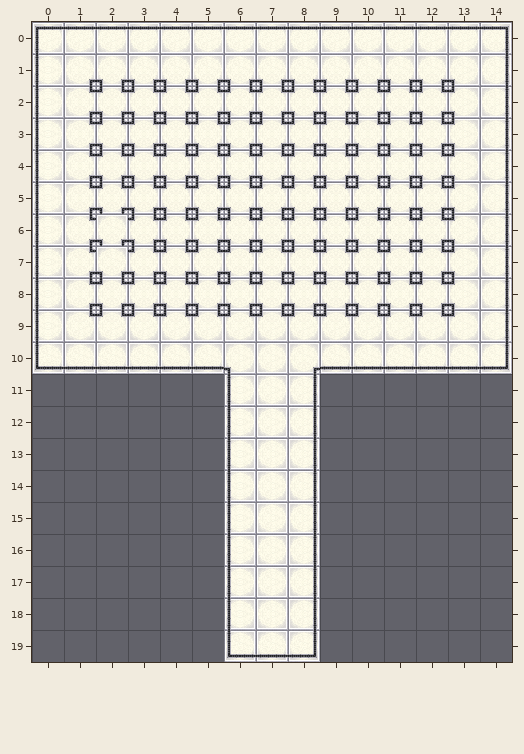
Tiled map, stored at assets/testTiles.tmx. The first picture shows the starting point.
Cells are 32x32 px. Shown: x 0..14, y 0..19.
And afterwards:
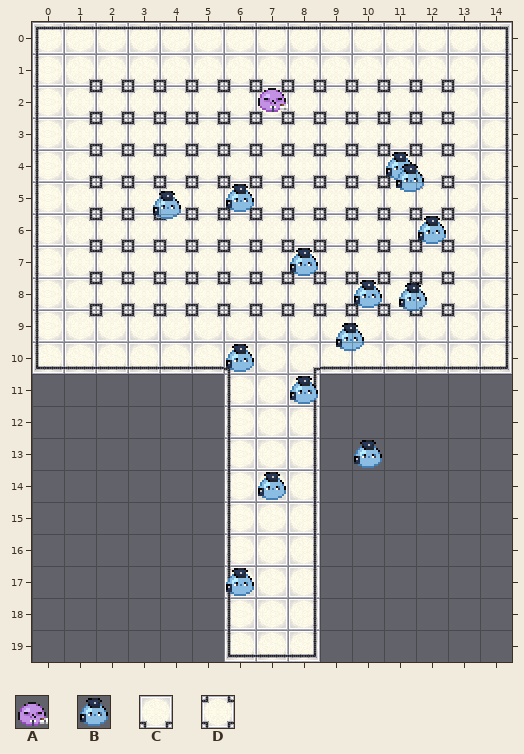
Key: from "Player": A 0, B 2; from "White Tiles": C 5, D 13.
_ is an empty cell.
Objects are placed by their top-left corner, in cells (3,4 is the top-left corner of cell 3,4); size is 1x1 cell unless given.
Tiles of an added or newly shown layer are drawn over the layers below it.
The author wrote: Add sample map and obstacles
Diff:
Layer "Tile Layer 1":
Tile C gives way to tile D in rows 6 to 7 at x 2.
Layer "Tile Layer 2" (added):
The edit adds tile B in row 4 at x 11; in row 5 at x 6; in row 6 at x 12; in row 7 at x 8; in row 8 at x 10; in row 10 at x 6.
The edit adds tile B in row 11 at x 8; in row 13 at x 10; in row 14 at x 7; in row 17 at x 6.
Layer "Object Layer 1" (added):
A new object: A at 7,1.9.
A new object: B at 11.3,4.4.
A new object: B at 3.7,5.2.
A new object: B at 11.4,8.1.
A new object: B at 9.4,9.3.
